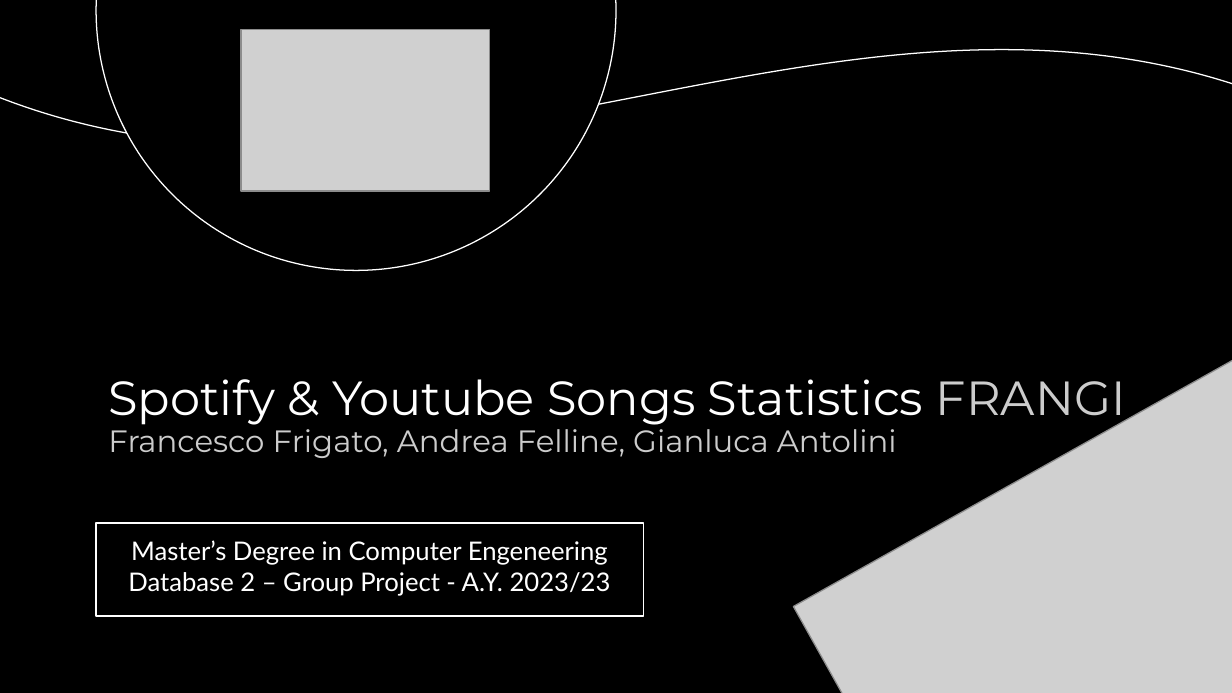
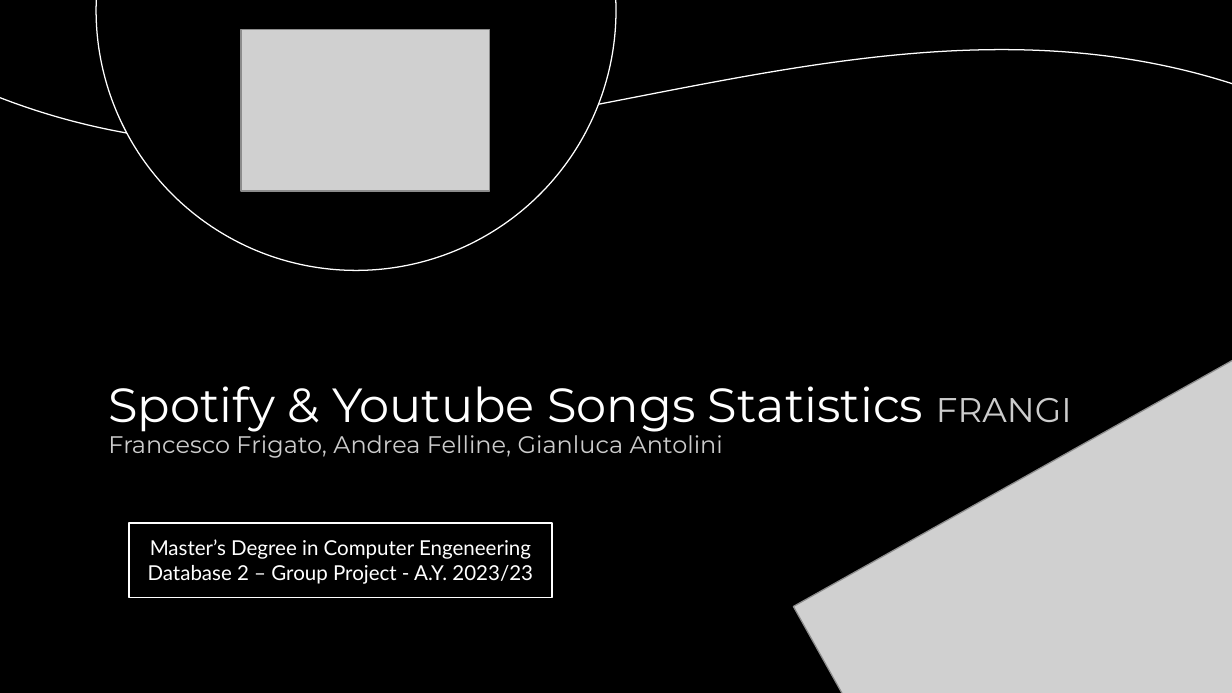
Before and after one commit to GianlucaAntolini/FRANGI_DB2, a slide deck: slide 1 of Presentation/slides.pptx. Drawn at 1232x693 pixels with LibreOffice and Linux fonts; fonts in the diff are those of the drawing; grey boxes stand for pictures; background and template pictures are left out. Boxes give left, top, right and bottom in pixels: in the first picture for what was removed or moved away, otherwise in the second. Text is boxed around its words. In the diff, an @@ line names an element or a change of style, - is before the commit and + after.

```diff
--- a/Presentation/slides.pptx
+++ b/Presentation/slides.pptx
@@ title "Spotify & Youtube Songs Statistics ..." at (x1=108, y1=386, x2=1072, y2=458): size 28 to 20 pt in "FRANGI"; size 18 to 14 pt in "Francesco Frigato, Andrea Felline, Gianluca Antolini" @@
@@ subtitle "Master’s Degree in Computer Engeneering" resized from (x1=96, y1=522, x2=643, y2=616) to (x1=129, y1=522, x2=552, y2=596) @@
@@ subtitle "Master’s Degree in Computer Engeneering" at (x1=129, y1=522, x2=552, y2=596): size 15 to 12 pt @@
```
Also in this commit, not shown: 5 other slides changed, 4 slides added, 18 other files.
